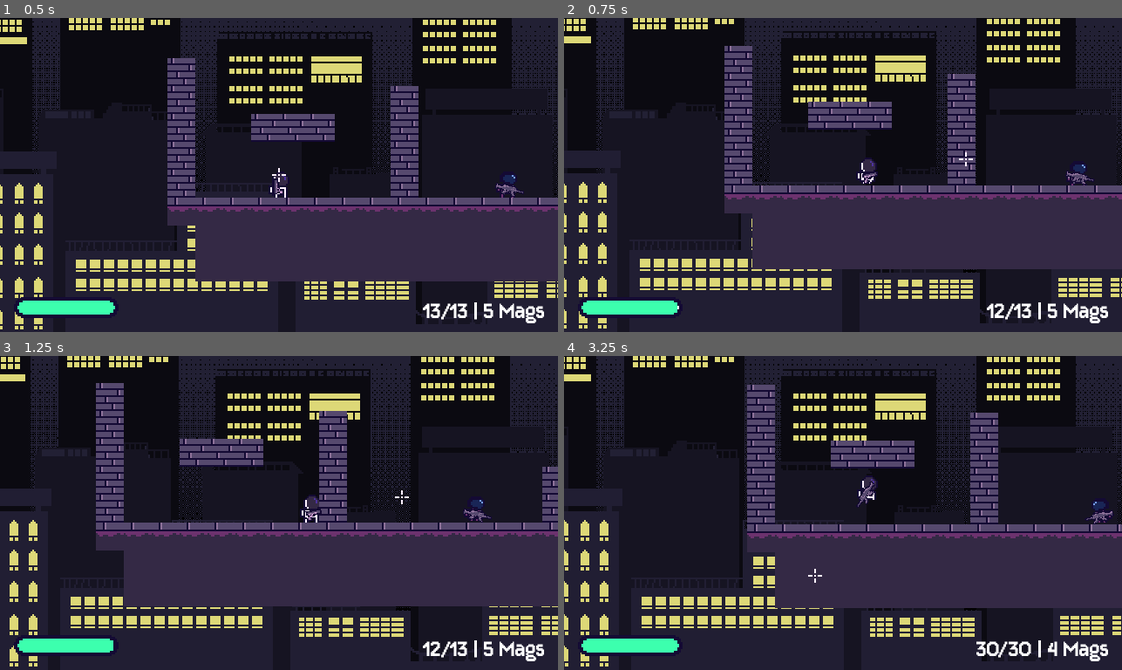
Above: before the commit, frames 1-4 (two rows, left to right).
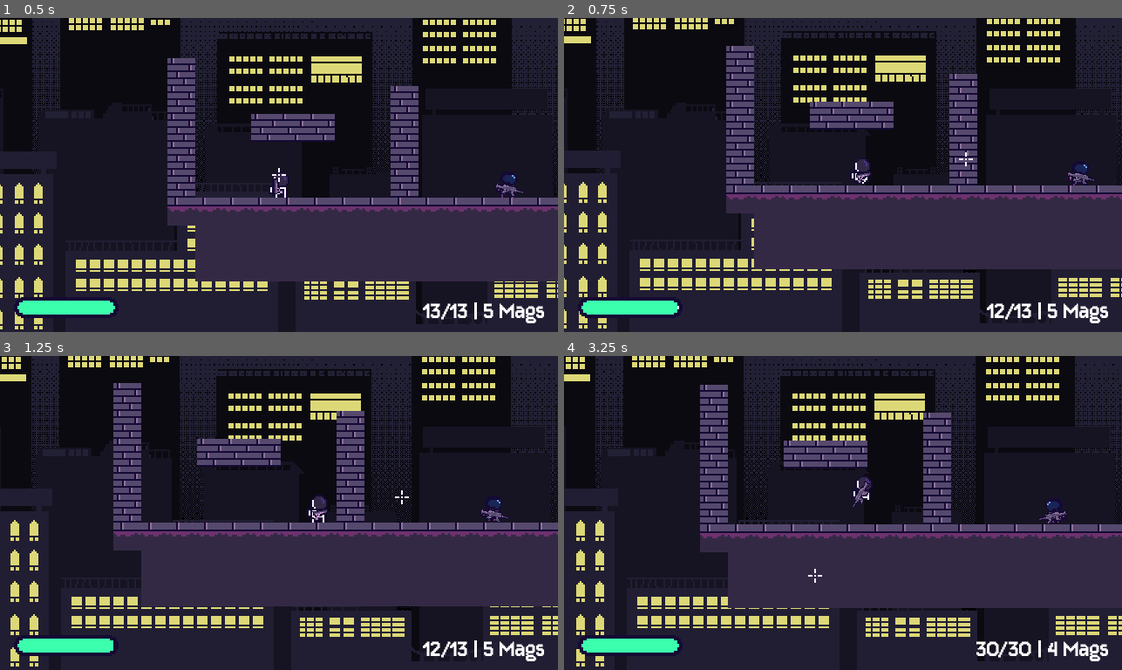
Above: after the commit, the same moments.

Repository: kyteidev/rogueshot
Game: Godot game, scene res://scenes/game_debug.tscn
Two runs of this game, one before a commit and one after it. Both use one fixed random seed, a clock stepped at 60 frames per second and the inputs below.
Inputs (mouse positions are in pixels of both pictures, inside the frame that each line leads up to):
- Up to frame 1 (0.5 s): no input
- Up to frame 2 (0.75 s): move the mouse to (965, 159) at 0.52 s; press the mouse at (965, 159) at 0.53 s; hold D (player_right) from 0.53 s (still down)
- Up to frame 3 (1.25 s): keep holding D (player_right); tap W (player_jump) at 0.77 s
- Up to frame 4 (3.25 s): move the mouse to (731, 528) at 1.27 s; release the mouse at (731, 528) at 1.28 s; tap Shift (player_sprint) at 1.35 s; tap W (player_jump) at 1.52, 3.02 s; move the mouse to (898, 443) at 2.02 s; release D (player_right) at 2.03 s; hold A (player_left) 2.03-2.78 s; tap 1 (weapon_1) at 2.1 s; move the mouse to (815, 575) at 2.77 s; hold D (player_right) from 2.78 s (still down); tap 2 (weapon_2) at 2.85 s

Frame 1 is identical in both runs. In frame 2, 2.1% of the frame differs, in the area x 28-100%, y 8-80%; in frame 3, 9.3%; in frame 4, 14%, in the area x 0-100%, y 0-99%.

Commit message:
tweak player speed

Diff:
--- a/scripts/player.gd
+++ b/scripts/player.gd
@@ -1,7 +1,7 @@
 extends CharacterBody2D
 
 
-const BASE_SPEED = 126.0
+const BASE_SPEED = 80.0
 const SPRINT_MULTIPLIER = 1.25
 
 const MAX_STAMINA = 100.0
